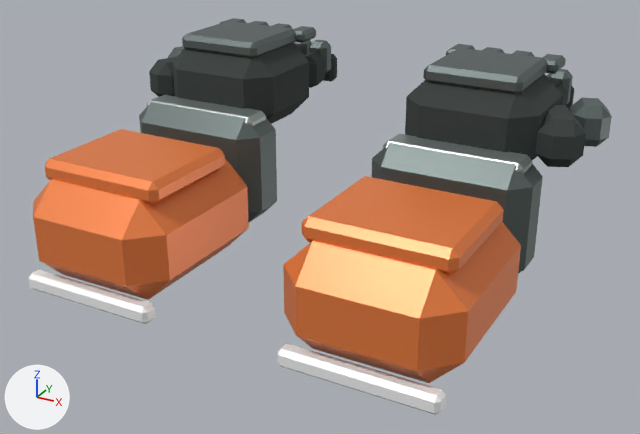
Before and after pictures for a commit that changed the glTF model assets/models/hands.glb.
Rendered twice from a 50 mm lens placed at (0.802, -1.216, 0.632), pointed at (0.017, 0.212, -0.081). The lights are fixed; the arrows at lower left show +X, +Y and +Z. The first picture is the older version. Where no turn or scale is listed for an object, it has been applied to the vertices. Vertices at exactly the same position are counted once.

Objects in the first picture: 'Hand_L_Mesh', 'Hand_R_Mesh'.
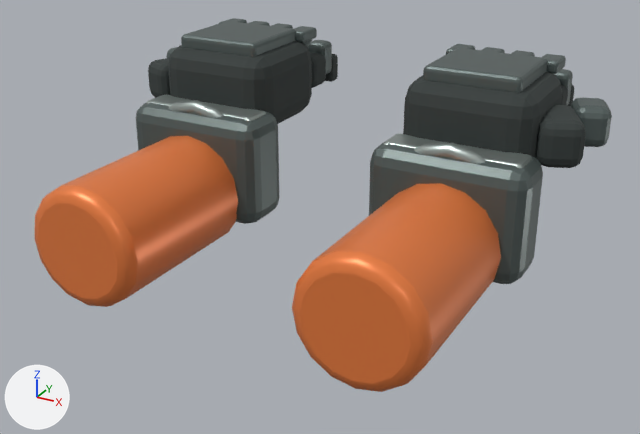
Boxes [x1, y1, x2, y2] around the edits, measured in the pictures (640 x 434 px):
'Hand_R_Mesh', reshaped (6% shorter)
    before: [277, 44, 612, 415]
    after: [292, 44, 612, 392]
'Hand_L_Mesh', reshaped
    before: [29, 18, 337, 324]
    after: [35, 18, 338, 307]
part 1 of me_cube_005, added
    after: [169, 100, 223, 118]
part 2 of me_cube_005, rebuilt
    before: [33, 159, 249, 300]
    after: [35, 136, 238, 307]
part 3 of me_cube_005, deleted (orange)
    before: [45, 129, 225, 205]
part 4 of me_cube_005, deleted
    before: [29, 270, 155, 324]
part 5 of me_cube_005, added
    after: [136, 20, 338, 224]
part 6 of me_cube_030, added
    after: [414, 143, 486, 164]
part 7 of me_cube_030, rebuilt
    before: [283, 222, 521, 383]
    after: [292, 183, 501, 392]
part 8 of me_cube_030, deleted (orange)
    before: [302, 176, 504, 275]
part 9 of me_cube_030, deleted
    before: [277, 344, 446, 415]
part 10 of me_cube_030, added
    after: [369, 44, 612, 284]

Edits to the bpy script that builds the scene:
```text
Change me_cube_005:
    used by ob_hand_l_mesh; location = (-0.28, 0.25, 0.08)
    remove me_cube_005.from_pydata(...)  # 600 vertices, 1100 faces; spans x -0.232..0.16, y -0.407..0.414, z -0.268..0.147
    add me_cube_005.from_pydata(...)  # 2624 vertices, 5156 faces; spans x -0.233..0.155, y -0.41..0.414, z -0.27..0.147
    me_cube_005 part 1: a new loose piece, a torus around y (ring radius 0.12, tube radius 0.016) spanning x -0.135..0.135, y -0.046..-0.014, z -0.235..0.035, in mat_steel (grey #9ea8a4)
    me_cube_005 part 2: the loose piece of 24 vertices spanning x -0.16..0.16, y -0.405..-0.035, z -0.25..-0.05 is rebuilt with 128 vertices and now spans x -0.12..0.12, y -0.41..-0.03, z -0.27..-0.03
    me_cube_005 part 3: the loose piece of 24 vertices spanning x -0.135..0.135, y -0.345..-0.115, z -0.062..-0.017 is deleted
    me_cube_005 part 4: the loose piece of 24 vertices spanning x -0.145..0.145, y -0.407..-0.372, z -0.268..-0.233 is deleted
    me_cube_005 part 5: 1584 vertices added at x -0.233..0.15, y -0.06..0.413, z -0.21..0.146
    remove me_cube_005.materials.append(mat_hazard)  # white #ffffff
Change me_cube_030:
    used by ob_hand_r_mesh; location = (0.28, 0.25, 0.08)
    remove me_cube_030.from_pydata(...)  # 600 vertices, 1100 faces; spans x -0.16..0.232, y -0.407..0.414, z -0.268..0.147
    add me_cube_030.from_pydata(...)  # 2624 vertices, 5156 faces; spans x -0.155..0.233, y -0.41..0.414, z -0.27..0.147
    me_cube_030 part 6: a new loose piece, a torus around y (ring radius 0.12, tube radius 0.016) spanning x -0.135..0.135, y -0.046..-0.014, z -0.235..0.035, in mat_steel (grey #9ea8a4)
    me_cube_030 part 7: the loose piece of 24 vertices spanning x -0.16..0.16, y -0.405..-0.035, z -0.25..-0.05 is rebuilt with 128 vertices and now spans x -0.12..0.12, y -0.41..-0.03, z -0.27..-0.03
    me_cube_030 part 8: the loose piece of 24 vertices spanning x -0.135..0.135, y -0.345..-0.115, z -0.062..-0.017 is deleted
    me_cube_030 part 9: the loose piece of 24 vertices spanning x -0.145..0.145, y -0.407..-0.372, z -0.268..-0.233 is deleted
    me_cube_030 part 10: 1584 vertices added at x -0.15..0.233, y -0.06..0.413, z -0.21..0.146
    remove me_cube_030.materials.append(mat_hazard)  # white #ffffff
```
